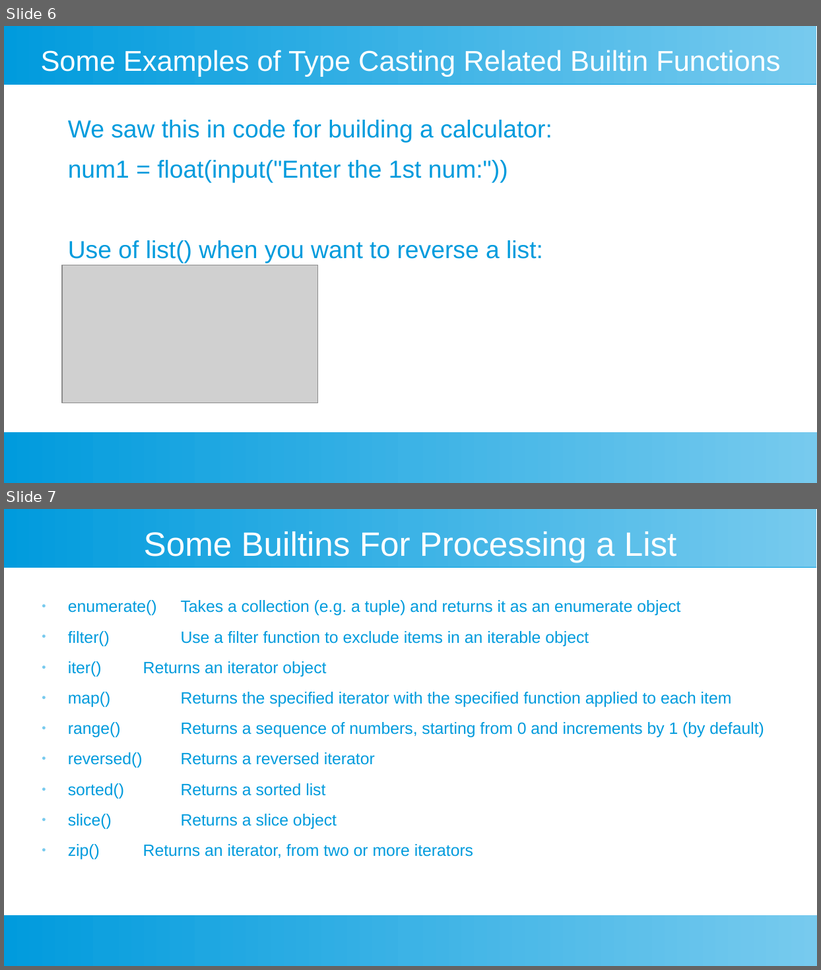
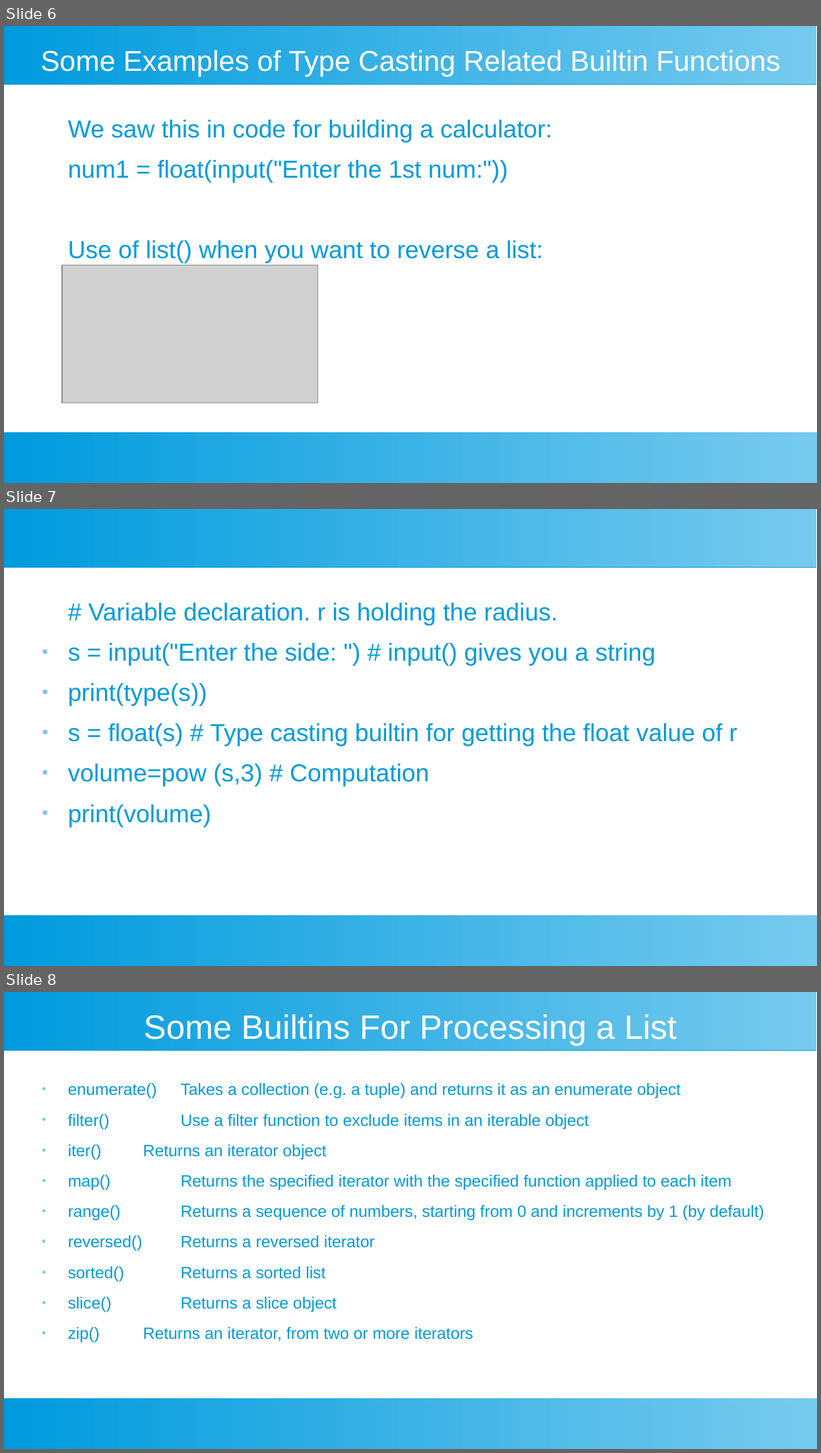
Before and after one commit to ashishjain1547/public_lessons_in_python, a slide deck: Ch 1 - Python's built-in functions/Python's builtin functions.odp. Shown one above the other, each under a label of ours: slides 6 and 7 before the commit, slides 6, 7 and 8 after it. The pictures are 821x970 and 821x1453 pixels, drawn with LibreOffice and Linux fonts; fonts in the diff are those of the drawing; grey boxes stand for pictures. Boxes give left, top, right and bottom in pixels: in the first picture for what was removed or moved away, otherwise in the second. Text is boxed around its words. In the diff, an @@ line names an element or a change of style, - is before the commit and + after.

```diff
--- a/Ch 1 - Python's built-in functions/Python's builtin functions.odp
+++ b/Ch 1 - Python's built-in functions/Python's builtin functions.odp
@@ slide 7 added at (4,509,817,966), background #FFFFFF; not listed: 2 template elements that a slide beside it also shows @@
@@ text added at (68,603,737,827), 24 pt, text #009BDD @@
+# Variable declaration. r is holding the radius.
+● s = input("Enter the side: ") # input() gives you a string
+● print(type(s))
+● s = float(s) # Type casting builtin for getting the float value of r
+● volume=pow (s,3) # Computation
+● print(volume)
@@ what was slide 7 is now slide 8 @@
```
Also in this commit, not shown: 1 slide changed, 20 other files.
